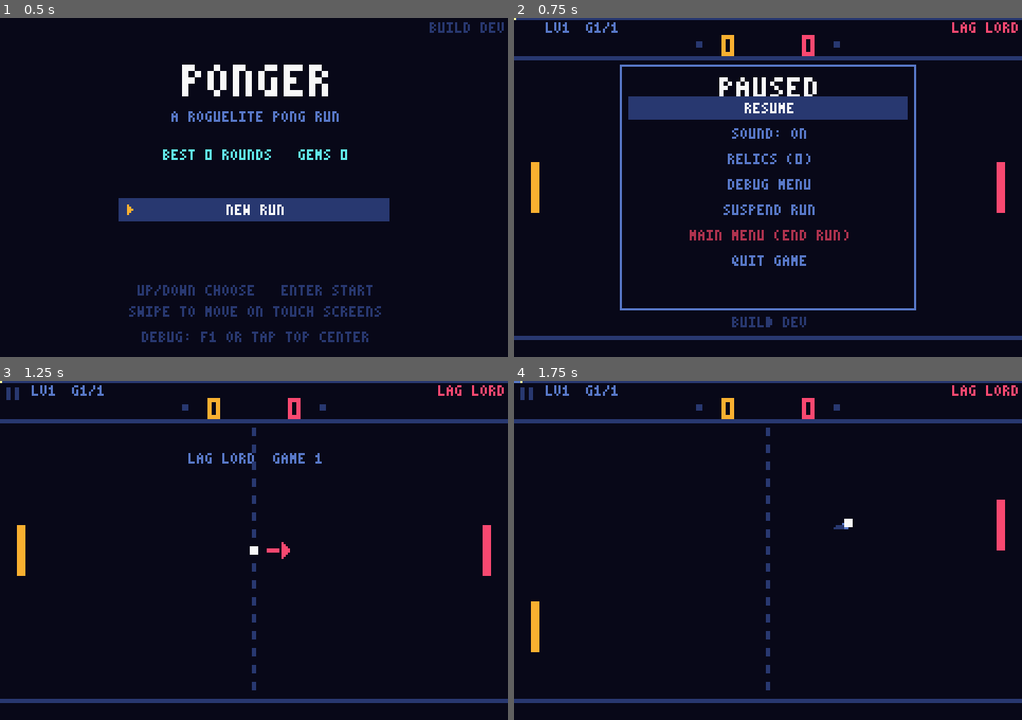
Above: before the commit, frames 1-4 (two rows, left to right).
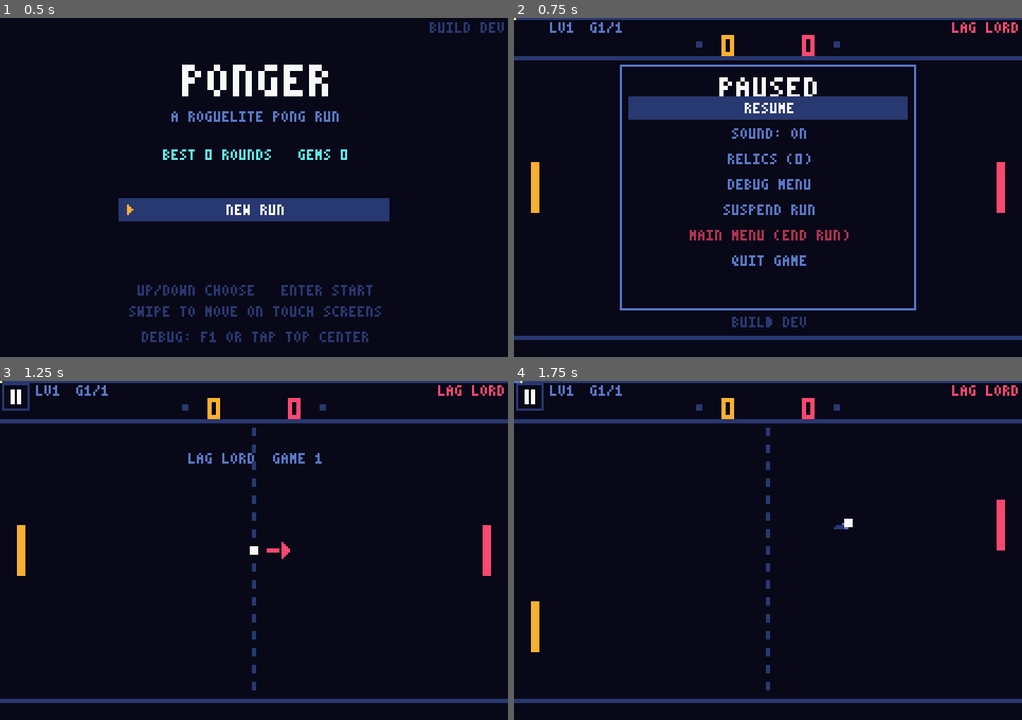
Above: after the commit, the same moments.

Repository: goodandbadvibes/gba-pong
Game: Godot game, scene res://scenes/main.tscn
The game is run twice, just before and just after one commit, with the same random seed, the same clock (stepped at 60 frames per second) and the same inputs.
Inputs (mouse positions are in pixels of both pictures, inside the frame that each line leads up to):
- Up to frame 1 (0.5 s): no input
- Up to frame 2 (0.75 s): tap Enter (ui_accept) at 0.5 s; move the mouse to (879, 170) at 0.52 s; hold Right (ui_right) from 0.53 s (still down); tap P at 0.6 s; click (879, 170) at 0.67 s
- Up to frame 3 (1.25 s): keep holding Right (ui_right); tap Enter (ui_accept) at 0.77 s
- Up to frame 4 (1.75 s): release Right (ui_right) at 1.25 s; drag from (666, 567) to (742, 618) at 1.27 s

Frame 1 is identical in both runs. In frame 2, 0.2% of the frame differs, in the area x 6-22%, y 1-5%; in frame 3, 0.5%, in the area x 0-22%, y 0-9%; in frame 4, 0.5%.

Commit message:
Make the pause button easy to see and tap on phones
The top-left II is now a framed button with white bars instead of two
dim bars, and its tap area is 26x24 game pixels so a thumb can hit it.
The HUD text and effect icons beside it moved 2 pixels right. A test
taps it during play and on the map.

72 tests.

Co-Authored-By: Claude Opus 5.5 <noreply@anthropic.com>

Diff:
--- a/scenes/main.gd
+++ b/scenes/main.gd
@@ -364,7 +364,9 @@
 # ---------------------------------------------------------------- touch
 
 const DEBUG_HOTSPOT := Rect2(W / 2 - 32, 0, 64, TOP)
-const PAUSE_BUTTON := Rect2(0, 0, 13, 13)
+## Drawn 13x13 in the top-left corner; the tap area is bigger so it is easy to hit with a thumb.
+const PAUSE_BUTTON := Rect2(1, 1, 13, 13)
+const PAUSE_TAP := Rect2(0, 0, 26, 24)
 const TOUCH_UP := Rect2(W - 64, TOP + 8, 30, 30)
 const TOUCH_DOWN := Rect2(W - 64, BOTTOM - 38, 30, 30)
 const MENU_BAR_H := 12
@@ -407,7 +409,7 @@
 	if DEBUG_HOTSPOT.has_point(touch.position):
 		_toggle_menu()
 		return
-	if can_pause() and PAUSE_BUTTON.has_point(touch.position):
+	if can_pause() and PAUSE_TAP.has_point(touch.position):
 		set_paused(true)
 		return
 	if screen_lock > 0.0 and not in_round():
@@ -1741,9 +1743,12 @@
 		_draw_menu()
 
 
+## A framed II button, so it reads as a button on a phone.
 func _draw_pause_button() -> void:
-	draw_rect(Rect2(3, 3, 2, 6), DIM)
-	draw_rect(Rect2(7, 3, 2, 6), DIM)
+	draw_rect(PAUSE_BUTTON, DIM)
+	draw_rect(PAUSE_BUTTON.grow(-1), BG)
+	draw_rect(Rect2(PAUSE_BUTTON.position + Vector2(4, 3), Vector2(2, 7)), WHITE)
+	draw_rect(Rect2(PAUSE_BUTTON.position + Vector2(7, 3), Vector2(2, 7)), WHITE)
 
 
 func _draw_court() -> void:
@@ -2006,9 +2011,9 @@
 ## First HUD line: level (red on a boss level) and the current game of the best-of on the left,
 ## the opponent's name in its color on the right, above its score.
 func _draw_round_info() -> void:
-	PixelFont.draw(self, "LV%d" % run.level, 15, 2, 1, BOSS_COL if is_boss() else MID)
+	PixelFont.draw(self, "LV%d" % run.level, 17, 2, 1, BOSS_COL if is_boss() else MID)
 	var game_no: int = mini(run.games[0] + run.games[1] + 1, round_best_of())
-	PixelFont.draw(self, "G%d/%d" % [game_no, round_best_of()], 34, 2, 1, MID)
+	PixelFont.draw(self, "G%d/%d" % [game_no, round_best_of()], 36, 2, 1, MID)
 	PixelFont.draw(self, foe_name(), W - 2, 2, 1, side_col[1], PixelFont.Align.RIGHT)
 
 
@@ -2041,7 +2046,7 @@
 
 ## Small icons with time bars on the second HUD line for each active paddle effect.
 func _draw_effect_icons(side: int) -> void:
-	var x: int = 15 if side == 0 else W - 7
+	var x: int = 17 if side == 0 else W - 7
 	var step: int = 8 if side == 0 else -8
 	for name in effects[side]:
 		var color: Color = effect_color(name)
--- a/test/test_rules.gd
+++ b/test/test_rules.gd
@@ -83,6 +83,7 @@
 	_test_level_jingles()
 	_test_content_files_are_complete()
 	_test_content_numbers_drive_the_game()
+	_test_pause_button_by_touch()
 	# Touch
 	_test_tap_flow_title_map_round()
 	_test_swipe_moves_paddle()
@@ -1313,3 +1314,20 @@
 	_expect(is_equal_approx(ball.vel.x, 200.0), "FAST BALL speed_mult from the content file should apply")
 	game.PU_INFO[game.PowerUp.FAST_BALL].speed_mult = saved_mult
 	game.free()
+
+
+func _test_pause_button_by_touch() -> void:
+	var game := _game()
+	_playing(game, Vector2(120.0, 80.0), Vector2(60.0, 0.0), 0)
+	_touch(game, game.PAUSE_BUTTON.get_center(), true)
+	_expect(game.paused, "tapping the II button during play should pause")
+	_touch(game, game.PAUSE_BUTTON.get_center(), false)
+	game.pause_choose(_pause_id(game, "resume"))
+	_touch(game, Vector2(22.0, 20.0), true)
+	_expect(game.paused, "a tap just beside the button (thumb-sized area) should also pause")
+	game.set_paused(false)
+	game._enter_map(false)
+	game.screen_lock = 0.0
+	_touch(game, game.PAUSE_BUTTON.get_center(), true)
+	_expect(game.paused and game.state == game.State.MAP, "the button should pause on the map too, not start the round")
+	game.free()
